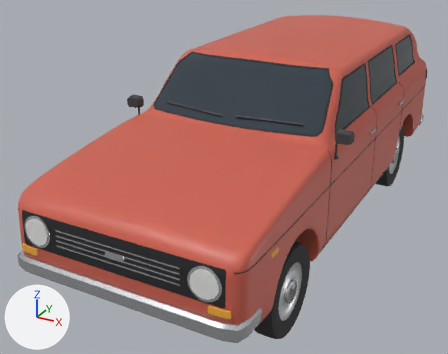
A saved change to the glTF model public/models/carshape/leone.glb.
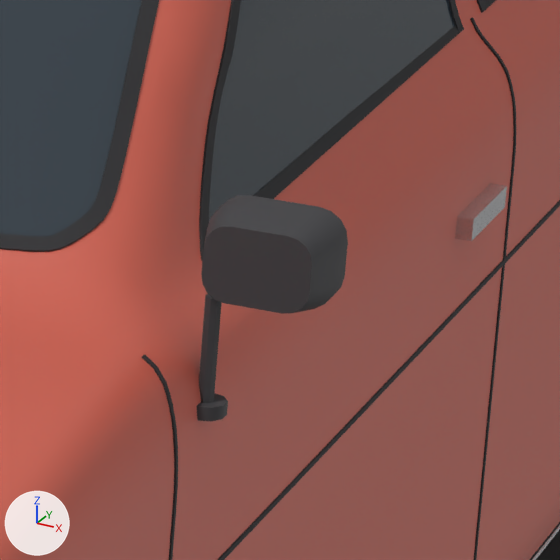
The first picture shows the older version from a camera (50 mm lens) standing at (1.84, -4.14, 2.38) and looking at (-0.28, -0.29, 0.45). The close-ups show the older and then the newer version on the part from 69% to 86% of the width and 29% to 50% of the height of that picture. Only the edits that show in the close-ups are written down. The lights are fixed; the arrows at lower left show +X, +Y and +Z. Vertices at exactly the same position are counted once.

Objects in the first close-up: 'glass', 'mirrors', 'paint', 'trim' and 1 more.
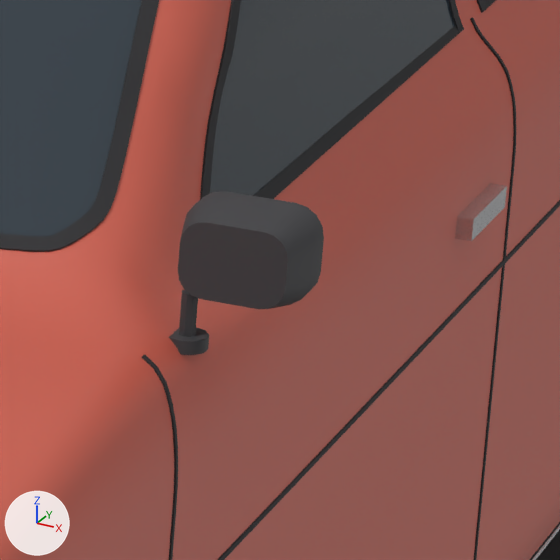
Location of each change, [x1, y1, x2, y2] in pixels of the close-ups (560 x 560 px; the box of a moved part takes in the faces that stretch with it):
'mirrors', reshaped: before [197, 195, 348, 421]; after [169, 191, 324, 355]
part 1 of me_mirrors, moved or reshaped: before [201, 202, 348, 314]; after [178, 191, 324, 309]
part 2 of me_mirrors, moved or reshaped: before [197, 393, 228, 421]; after [169, 327, 209, 355]
part 3 of me_mirrors, moved or reshaped: before [199, 294, 222, 403]; after [179, 290, 198, 337]

The change, as a list of edits to the scene's bpy script:
```text
Change me_mirrors:
    used by ob_mirrors; location = (0.0, 0.0, 0.0)
    remove me_mirrors.from_pydata(...)  # 232 vertices, 440 faces; spans x -0.83..0.83, y -0.73..-0.67, z 0.95..1.13
    add me_mirrors.from_pydata(...)  # 232 vertices, 440 faces; spans x -0.81..0.81, y -0.73..-0.67, z 1.01..1.13
    me_mirrors part 1: the loose piece of 80 vertices spanning x 0.72..0.83, y -0.73..-0.67, z 1.05..1.13 is moved by (-0.02, 0.0, 0.0)
    me_mirrors part 2: the loose piece of 20 vertices spanning x 0.72..0.75, y -0.73..-0.69, z 0.95..0.96 is moved by (-0.02, 0.0, 0.05)
    me_mirrors part 3: the loose piece of 16 vertices spanning x 0.73..0.74, y -0.72..-0.7, z 0.95..1.05 is scaled about its middle by (1, 1, 0.461), then moved by (-0.02, 0.0, 0.03)
    other edits to the shape of me_mirrors do not show in these pictures
```
